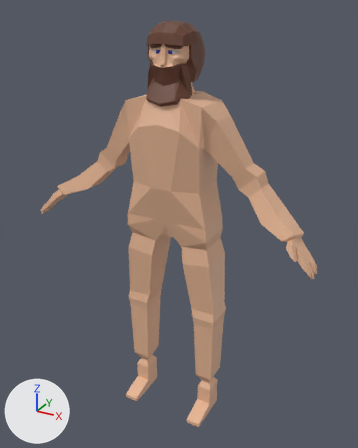
The Blender file Content/Geometry/Meshes/Character01/Character01.blend: old version first, new version second.
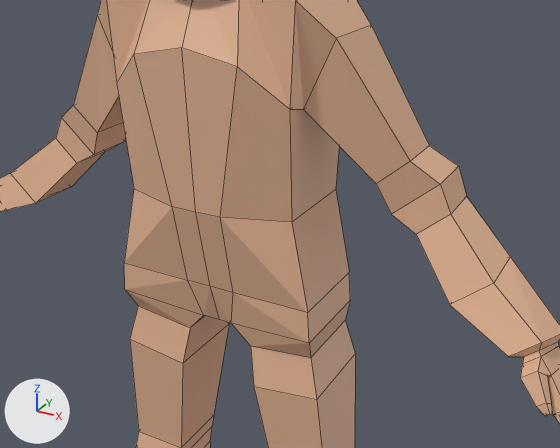
Old and new are each drawn whole from a 50 mm lens placed at (1.038, -1.768, 1.942), pointed at (0.012, 0.096, 1.01) and again close up from a 50 mm lens placed at (0.719, -1.052, 1.738), pointed at (0.08, 0.11, 1.157). The axes (+X, +Y, +Z) are drawn at lower left. The lights are the same throughout. The close-ups show mesh edges as thin lines.

The older version as bpy lines, for what is in view:
```python
me_cube_002 = bpy.data.meshes.new('Cube.002')
me_cube_002.from_pydata(...)  # 570 vertices, 570 faces; spans x -0.69..0.69, y -0.09..0.21, z -1.02..0.87
# faces by material slot: [422, 144, 2, 2]
me_cube_002.materials.append(mat_material_001)  # beige #e7b796
me_cube_002.materials.append(mat_hair)  # brown #663c2a
me_cube_002.materials.append(mat_eyes)  # blue #121b83
me_cube_002.materials.append(mat_eyewhite)  # grey #bebebe
ob_cube_001 = bpy.data.objects.new('Cube.001', me_cube_002)
ob_cube_001.location = (0.0, 0.006, 1.022)
```
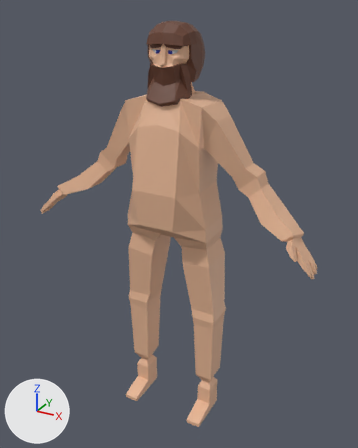
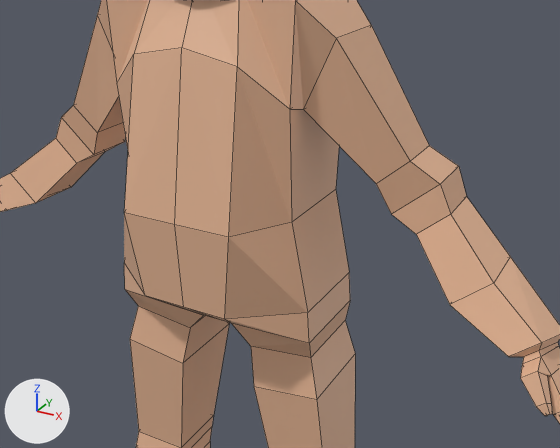
The newer file adds a shape key; the second version is drawn at full value of the shape key 'BellySize' of 'Cube.001', and the change is written as the vertex moves it makes.

Diff of the bpy script that builds the scene:
```diff
--- a/Content/Geometry/Meshes/Character01/Character01.blend.py
+++ b/Content/Geometry/Meshes/Character01/Character01.blend.py
@@ me_cube_002 @@
 me_cube_002.from_pydata(...)  # 570 vertices, 570 faces; spans x -0.69..0.69, y -0.09..0.21, z -1.02..0.87
 # used by ob_cube_001; location = (0.0, 0.006, 1.022)
-me_cube_002.vertices[14].co = (0.05, -0.02, 0.04)  # pixel (233, 292)
-me_cube_002.vertices[15].co = (0.05, -0.05, 0.2)  # pixel (220, 217)
-me_cube_002.vertices[271].co = (0.0, -0.02, 0.04)  # pixel (210, 286)
-me_cube_002.vertices[272].co = (0.0, -0.05, 0.2)  # pixel (195, 212)
-me_cube_002.vertices[287].co = (-0.05, -0.02, 0.04)  # pixel (187, 280)
-me_cube_002.vertices[288].co = (-0.05, -0.05, 0.2)  # pixel (172, 206)
+# me_cube_002 part 1
+me_cube_002.vertices[14].co = (0.08, -0.1, 0.04)  # pixel (224, 319)
+me_cube_002.vertices[15].co = (0.11, -0.11, 0.2)  # pixel (228, 237)
+me_cube_002.vertices[271].co = (0.0, -0.1, 0.04)  # pixel (183, 307)
+me_cube_002.vertices[272].co = (0.0, -0.11, 0.2)  # pixel (174, 224)
+me_cube_002.vertices[287].co = (-0.08, -0.1, 0.04)  # pixel (145, 295)
+me_cube_002.vertices[288].co = (-0.11, -0.11, 0.2)  # pixel (124, 212)
 me_cube_002.materials.append(mat_material_001)
```

Boxes [x1, y1, x2, y2] around the edits, measured in the close-ups (560 x 448 px; the box of a moved part takes in the faces that stretch with it):
part 1 of me_cube_002, moved or reshaped: [117, 48, 309, 343] in both
